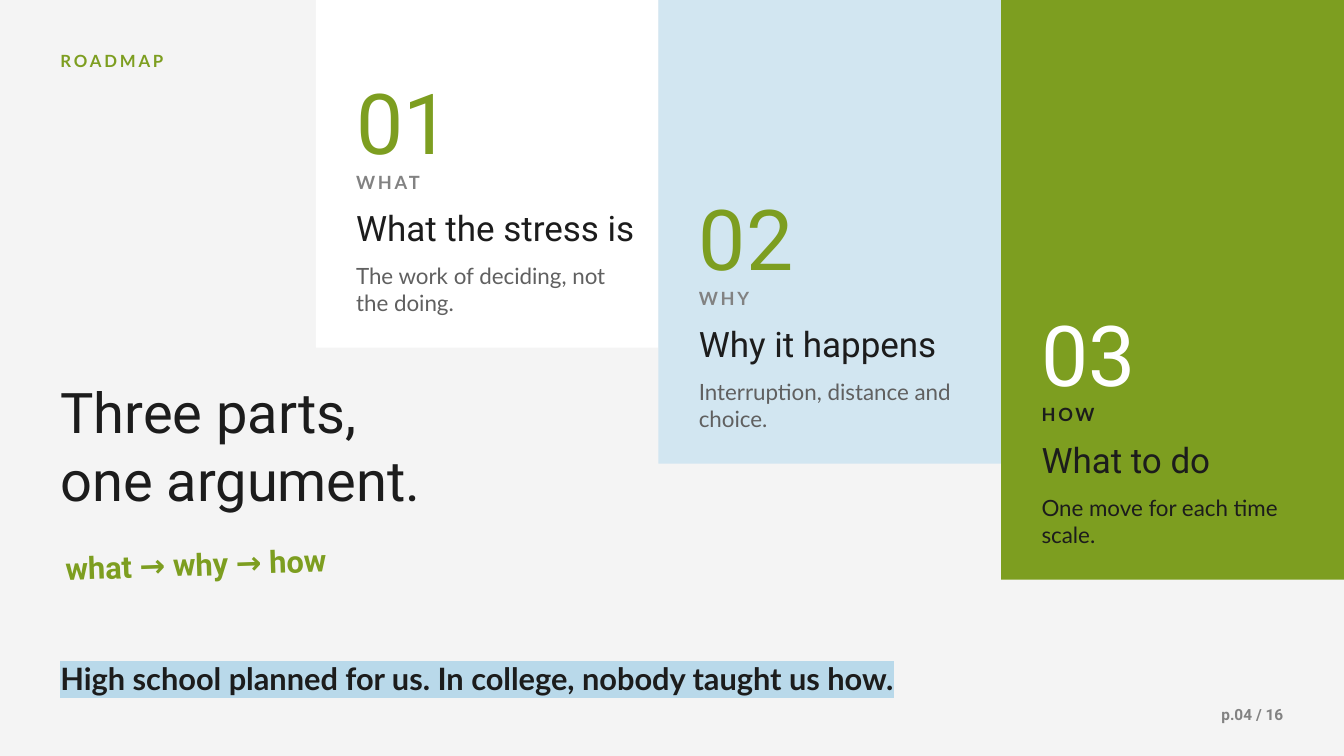
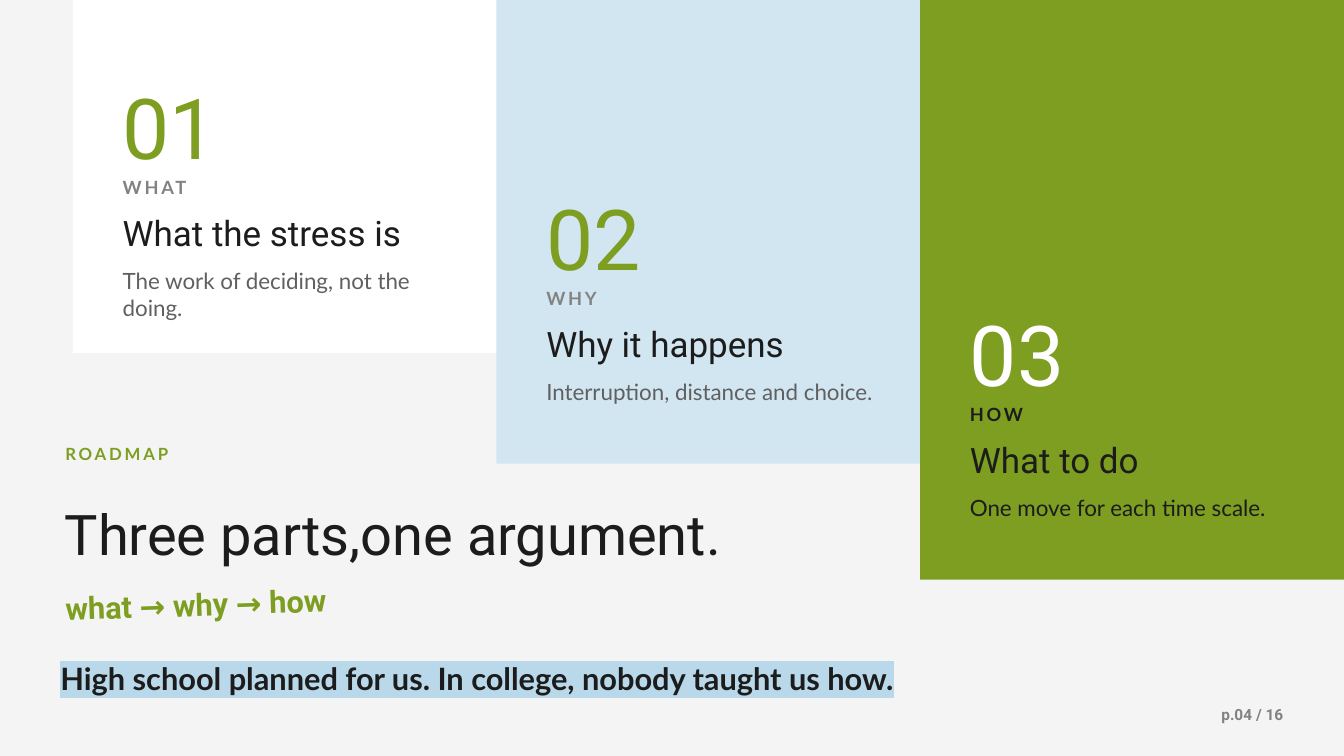
Before and after one commit to Kyson-CCHEN/English-presentation, a slide deck: slide 4 of Planning_Is_the_Pressure.pptx. Drawn at 1344x756 pixels with LibreOffice and Linux fonts; fonts in the diff are those of the drawing; background and template pictures are left out. Boxes give left, top, right and bottom in pixels: in the first picture for what was removed or moved away, otherwise in the second. Text is boxed around its words. In the diff, an @@ line names an element or a change of style, - is before the commit and + after.

```diff
--- a/Planning_Is_the_Pressure.pptx
+++ b/Planning_Is_the_Pressure.pptx
@@ rectangle: place and size @@
-rectangle at bbox=[316, 0, 658, 348]
+rectangle at bbox=[73, 0, 497, 353]
@@ rectangle: place and size @@
-rectangle at bbox=[658, 0, 1001, 464]
+rectangle at bbox=[497, 0, 922, 464]
@@ rectangle: place and size @@
-rectangle at bbox=[1001, 0, 1344, 580]
+rectangle at bbox=[921, 0, 1344, 580]
@@ text "01": place and size @@
-text "01" at bbox=[356, 93, 450, 155]
+text "01" at bbox=[123, 98, 217, 160]
@@ text "WHAT" rewrapped from bbox=[356, 171, 638, 202] to bbox=[123, 176, 472, 207] @@
@@ text "02": place and size @@
-text "02" at bbox=[699, 209, 793, 271]
+text "02" at bbox=[546, 209, 640, 271]
@@ text "What the stress is": place and size @@
-text "What the stress is" at bbox=[356, 214, 635, 242]
+text "What the stress is" at bbox=[123, 219, 401, 247]
@@ text "The work of deciding, not ..." rewrapped from bbox=[356, 267, 605, 315] to bbox=[123, 272, 410, 320] @@
@@ text "WHY": place and size @@
-text "WHY" at bbox=[699, 292, 749, 305]
+text "WHY" at bbox=[546, 292, 596, 305]
@@ text "Why it happens": place and size @@
-text "Why it happens" at bbox=[699, 330, 936, 365]
+text "Why it happens" at bbox=[546, 330, 783, 365]
@@ text "03": place and size @@
-text "03" at bbox=[1042, 325, 1136, 387]
+text "03" at bbox=[970, 325, 1064, 387]
@@ text "Interruption, distance and choice." rewrapped from bbox=[699, 383, 951, 427] to bbox=[546, 383, 873, 404] @@
@@ text "HOW": place and size @@
-text "HOW" at bbox=[1042, 408, 1095, 421]
+text "HOW" at bbox=[970, 408, 1023, 421]
@@ text "ROADMAP": place and size @@
-text "ROADMAP" at bbox=[60, 54, 163, 67]
+text "ROADMAP" at bbox=[65, 447, 168, 460]
@@ text "What to do": place and size @@
-text "What to do" at bbox=[1042, 447, 1211, 474]
+text "What to do" at bbox=[970, 447, 1139, 474]
@@ text "One move for each time ..." rewrapped from bbox=[1042, 499, 1278, 543] to bbox=[970, 499, 1266, 516] @@
@@ text at bbox=[65, 513, 721, 567]: text changed @@
-Three parts,
-one argument.
+Three parts,one argument.
@@ text "what → why → how": place and size @@
-text "what → why → how" at bbox=[66, 549, 327, 582]
+text "what → why → how" at bbox=[66, 589, 327, 622]
```
Also in this commit, not shown: 8 other slides changed.
